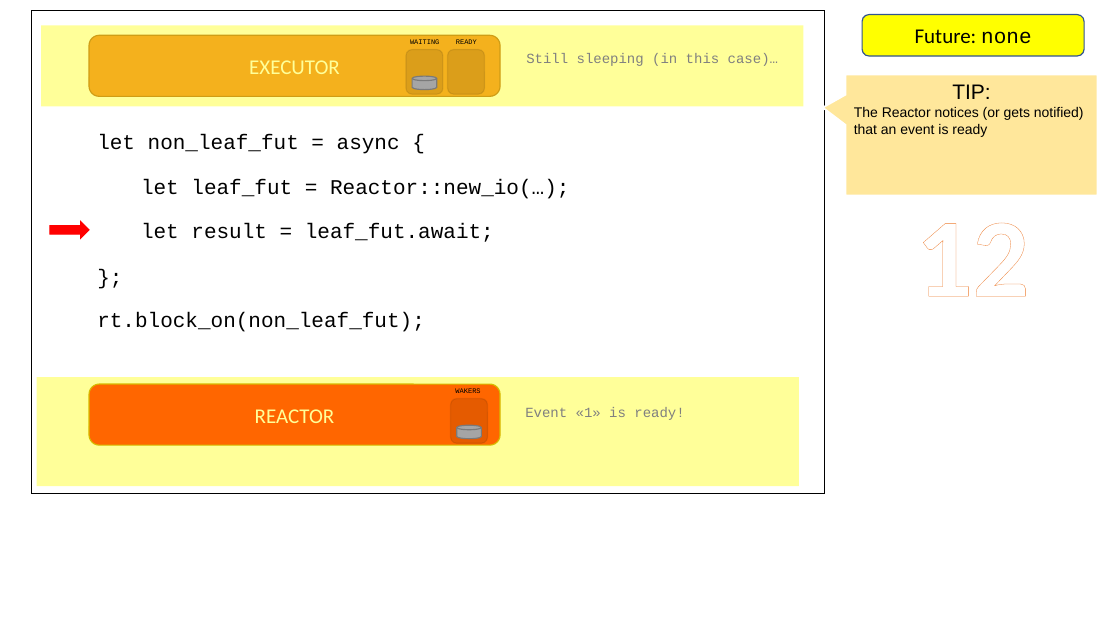
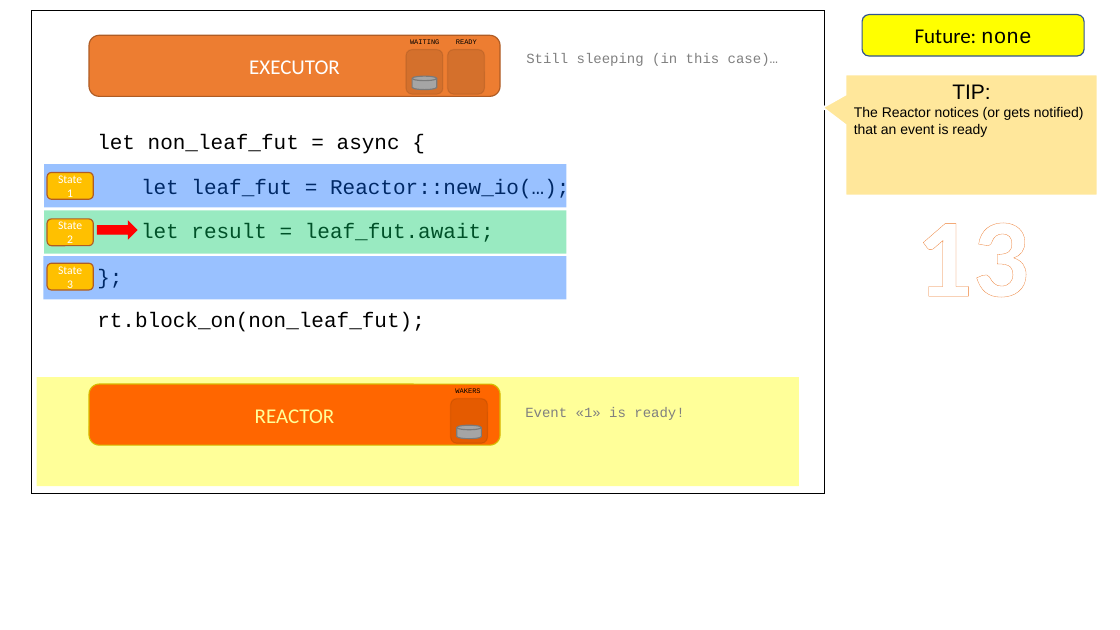
Before and after one commit to pedromfedricci/books-futures-explained, a slide deck: slide 14 of resources/futures_animation.pptx (slide 13 before the commit). Drawn at 1120x630 pixels with LibreOffice and Linux fonts; fonts in the diff are those of the drawing. Boxes give left, top, right and bottom in pixels: in the first picture for what was removed or moved away, otherwise in the second. Text is boxed around its words. In the diff, an @@ line names an element or a change of style, - is before the commit and + after.

```diff
--- a/resources/futures_animation.pptx
+++ b/resources/futures_animation.pptx
@@ rectangle removed at [41,25,803,106] @@
@@ rectangle added at [45,164,567,208], fill #0066FF at 40% opacity @@
@@ rounded rectangle added at [47,172,93,199], fill #FFC000, outline #AF5C24 1 pt, 10 pt, text #FFFFFF @@
+State 1
@@ 3 rectangles: place and size @@
-3 rectangles at [97,179,569,332]
+3 rectangles at [89,170,666,336]
@@ rectangle added at [45,210,567,254], fill #00CC66 at 40% opacity @@
@@ rounded rectangle added at [47,219,93,246], fill #FFC000, outline #AF5C24 1 pt, 10 pt, text #FFFFFF @@
+State 2
@@ right arrow: place and size @@
-right arrow at [50,222,89,239]
+right arrow at [97,222,137,239]
@@ text at [916,222,1029,298]: text changed @@
-12
+13
@@ rectangle added at [44,256,566,300], fill #0066FF at 40% opacity @@
@@ rounded rectangle added at [47,263,93,290], fill #FFC000, outline #AF5C24 1 pt, 10 pt, text #FFFFFF @@
+State 3
```
Also in this commit, not shown: 14 other slides changed, 2 slides added, 25 other files.
